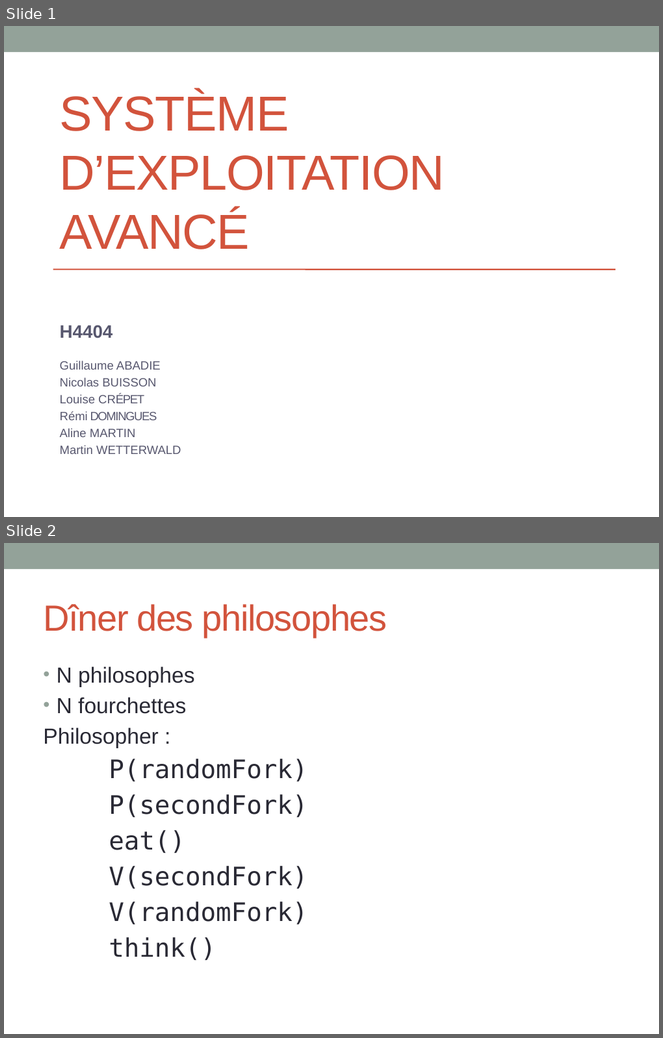
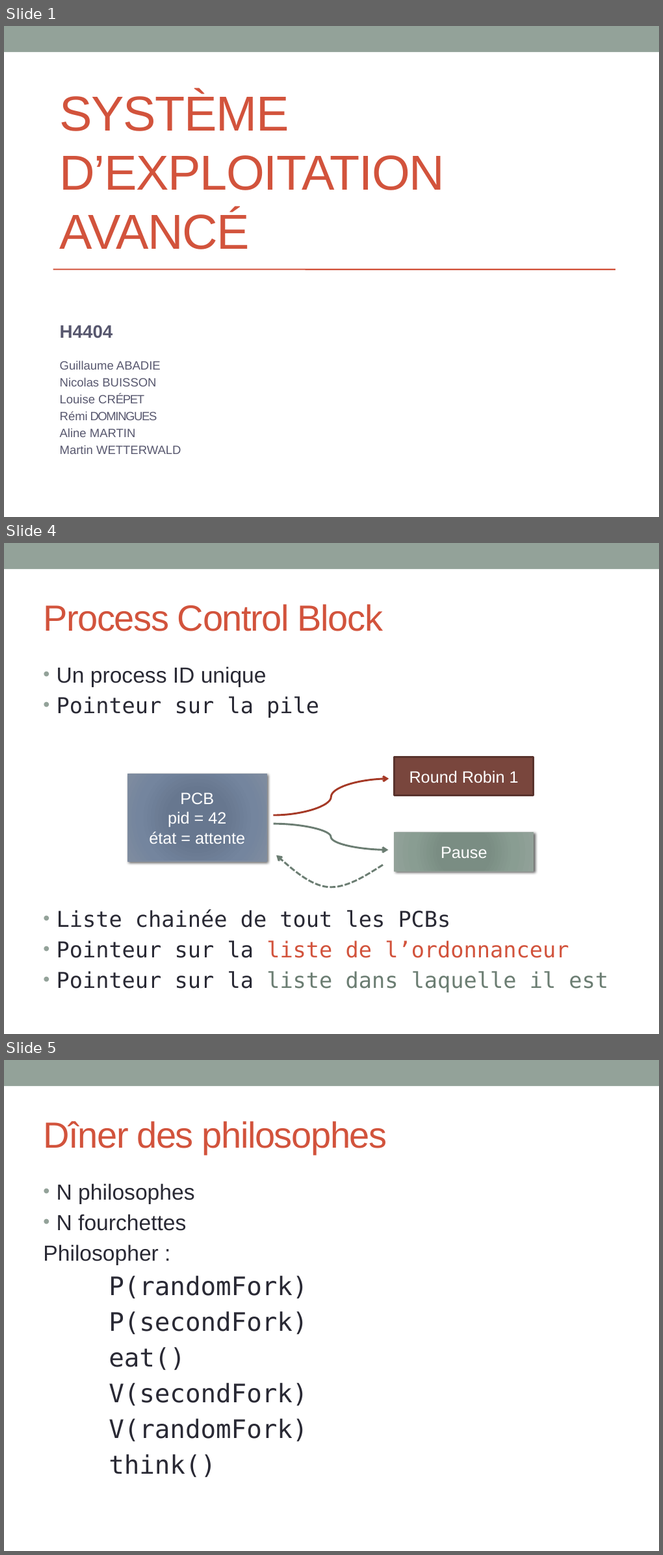
Before and after one commit to INSA-4IF-H4404-2013-2014/RaspiKernel, a slide deck: presentation.pptx. Shown one above the other, each under a label of ours: slides 1 and 2 before the commit, slides 1, 4 and 5 after it; the slides between them are not shown. The pictures are 663x1038 and 663x1555 pixels, drawn with LibreOffice and Linux fonts; fonts in the diff are those of the drawing. Boxes give left, top, right and bottom in pixels: in the first picture for what was removed or moved away, otherwise in the second. Text is boxed around its words. In the diff, an @@ line names an element or a change of style, - is before the commit and + after.

```diff
--- a/presentation.pptx
+++ b/presentation.pptx
@@ slide 4 added at [4, 543, 659, 1034], background #FFFFFF; not listed: 1 template element that a slide beside it also shows @@
@@ title added at [43, 604, 383, 631], 40 pt, text #D2533C @@
+Process Control Block
@@ text added at [57, 667, 608, 993], 24 pt, text #292934 @@
+• Un process ID unique
+• Pointeur sur la pile
+• Liste chainée de tout les PCBs
+• Pointeur sur la liste de l’ordonnanceur
+• Pointeur sur la liste dans laquelle il est
@@ rectangle added at [395, 757, 533, 795], fill #79463D, outline #5A342D 2.08 pt, 18 pt, text #FFFFFF @@
+Round Robin 1
@@ rectangle added at [128, 774, 267, 861], fill gradient #677790 to #68788E to #74869F to #808DA0, outline #808DA0 0.75 pt, 18 pt, text #FFFFFF @@
+PCB
+pid = 42
+état = attente
@@ curved arrow added from (273, 815) to (389, 779), #A53926 2.08 pt @@
@@ curved arrow added from (273, 824) to (389, 850), #6B7D72 2.08 pt @@
@@ rectangle added at [395, 833, 533, 871], fill gradient #7B8E82 to #7B8D83 to #8A9E92 to #93A299, outline #93A299 0.75 pt, 18 pt, text #FFFFFF @@
+Pause
@@ freeform shape added at [276, 856, 384, 887], outline #6B7D72 2.08 pt dashed @@
@@ what was slide 2 is now slide 5 @@
```
Also in this commit, not shown: 2 other slides added.
